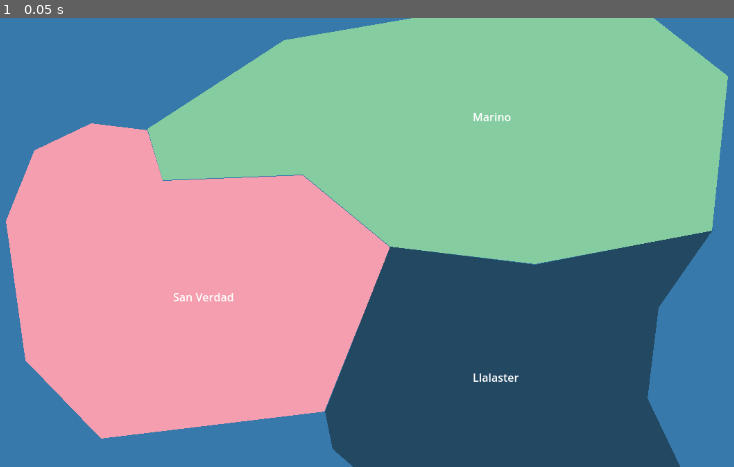
Above: before the commit, frame 1.
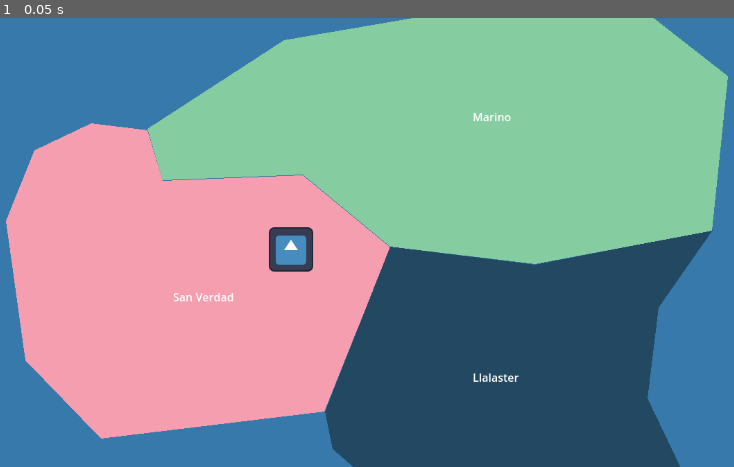
Above: after the commit, the same moment.

Repository: Nordtwig/of-war-and-profit
Game: Godot game, scene res://main.tscn
Same seed, same stepped clock (60 frames per second), same inputs: the game is played once before the commit and once after it. The engine's default icon, where the game draws it, is replaced by a stand-in: a white triangle on a blue panel in a dark square.
Inputs:
- Up to frame 1 (0.05 s): no input

The runs differ from the first frame. In frame 1, 0.6% of the frame differs, in the area x 36-43%, y 46-57%.

Commit message:
add agent placeholder

Diff:
--- a/main.tscn
+++ b/main.tscn
@@ -1,12 +1,13 @@
-[gd_scene load_steps=2 format=3 uid="uid://b86dsc33vfjq7"]
+[gd_scene load_steps=3 format=3 uid="uid://b86dsc33vfjq7"]
 
 [ext_resource type="PackedScene" uid="uid://3c4jmh1evowq" path="res://province.tscn" id="1_7xi1l"]
+[ext_resource type="Texture2D" uid="uid://wo2yklyeyt7c" path="res://icon.svg" id="2_iehi4"]
 
 [node name="Main" type="Node2D"]
 
 [node name="Ocean" type="Polygon2D" parent="."]
 color = Color(0.211765, 0.47451, 0.670588, 1)
-polygon = PackedVector2Array(-697, -236, -706, 25, -629, 1087, 1786, 1208, 1865, -528, -221, -528)
+polygon = PackedVector2Array(-1380, -311, -1723, 242, -1469, 1566, 2671, 1747, 2690, -1000, -827, -1006)
 
 [node name="Province" parent="." instance=ExtResource("1_7xi1l")]
 
@@ -46,6 +47,11 @@
 offset_bottom = -74.0
 text = "Marino"
 
+[node name="Agent" type="Sprite2D" parent="."]
+position = Vector2(434, 334)
+scale = Vector2(0.5, 0.5)
+texture = ExtResource("2_iehi4")
+
 [editable path="Province"]
 [editable path="Province3"]
 [editable path="Province2"]
